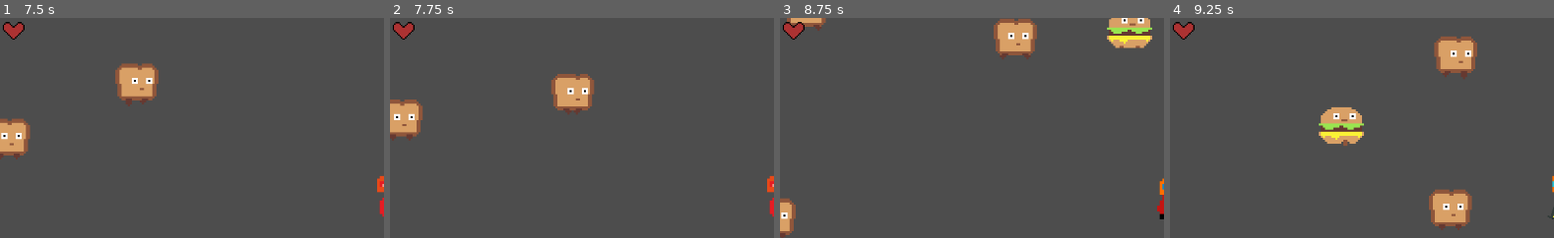
Above: before the commit, frames 1-4 (left to right).
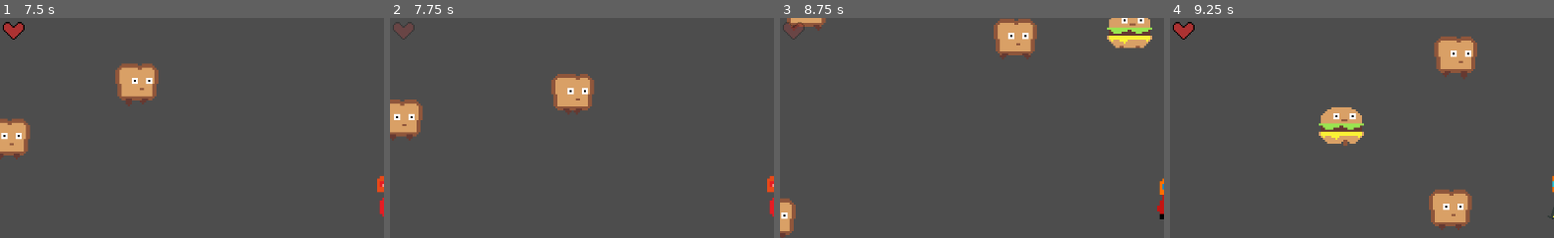
Above: after the commit, the same moments.

Repository: mendsergon/Kill-The-Food-Pyramid
Game: Godot game, scene res://Assets/Scenes/game.tscn
Two runs of this game, one before a commit and one after it. Both use one fixed random seed, a clock stepped at 60 frames per second and the inputs below.
Inputs (mouse positions are % of the whole screen's width and height, from its top left):
- Up to frame 1 (7.5 s): move the mouse to (74, 45) at 0.52 s; hold D (move_right) 0.53-1.28 s; tap Shift (dash) every 2.25 s from 0.6 to 7.35 s; move the mouse to (31, 55) at 1.27 s; hold S (move_down) 1.28-2.03 s; tap E (melee) at 1.35, 3.6, 5.85 s; move the mouse to (61, 28) at 2.02 s; hold D (move_right) 2.03-2.78 s; click (61, 28) at 2.1 s; move the mouse to (46, 70) at 2.77 s; hold W (move_up) 2.78-3.53 s; move the mouse to (82, 65) at 3.52 s; hold A (move_left) 3.53-5.03 s; move the mouse to (20, 35) at 4.27 s; click (20, 35) at 4.35 s; move the mouse to (56, 50) at 5.02 s; hold S (move_down) 5.03-5.78 s; move the mouse to (36, 25) at 5.77 s; hold D (move_right) 5.78-6.53 s; move the mouse to (74, 45) at 6.52 s; hold W (move_up) 6.53-7.28 s; click (74, 45) at 6.6 s; move the mouse to (31, 55) at 7.27 s; hold D (move_right) from 7.28 s (still down)
- Up to frame 2 (7.75 s): keep holding D (move_right)
- Up to frame 3 (8.75 s): move the mouse to (61, 28) at 8.02 s; release D (move_right) at 8.03 s; hold S (move_down) from 8.03 s (still down); tap E (melee) at 8.1 s
- Up to frame 4 (9.25 s): move the mouse to (46, 70) at 8.77 s; release S (move_down) at 8.78 s; hold A (move_left) from 8.78 s (still down); click (46, 70) at 8.85 s
The pictures show only the part of the screen within x 0-50%, y 0-50%; the shares and areas given below are measured in that part.

Frame 1 is identical in both runs. In frame 2, 0.3% of the frame differs, in the area x 0-7%, y 1-10%; in frame 3, 0.3%; in frame 4, nothing differs.

Commit message:
Made last heart blink if health = 1

Diff:
--- a/Assets/Scripts/player.gd
+++ b/Assets/Scripts/player.gd
@@ -63,6 +63,10 @@
 var knockback_velocity := Vector2.ZERO  # Velocity applied from knockback
 const KNOCKBACK_DECAY := 800.0           # Rate at which knockback slows down
 
+### --- BLINKING STATE FOR LAST HEART --- ###
+var blink_timer := 0.0                   # Timer for blinking effect
+const BLINK_INTERVAL := 0.5              # Seconds for blink on/off
+
 func _ready() -> void:
 	# Initialize health and disable melee area until needed
 	health = max_health                     # Set starting HP
@@ -81,8 +85,25 @@
 	# Slightly move the hearts container down and right
 	hearts_parent.position += Vector2(10, 7.5)
 
+	# Enable processing to run _process for blinking hearts
+	set_process(true)
 
 	update_health_bar()  # Initial update of health bar display
+
+func _process(delta: float) -> void:
+	if health == 1 and hearts_list.size() > 0:
+		blink_timer += delta
+		var blink_phase = int(blink_timer / BLINK_INTERVAL) % 2
+		var last_heart = hearts_list[health - 1]
+		if blink_phase == 0:
+			last_heart.modulate = Color(1, 1, 1, 1)  # fully visible
+		else:
+			last_heart.modulate = Color(1, 1, 1, 0.3)  # dimmed to create blink
+	else:
+		blink_timer = 0.0
+		for heart in hearts_list:
+			heart.modulate = Color(1, 1, 1, 1)  # reset to normal
+
 
 func _physics_process(delta: float) -> void:
 	# --- SKIP EVERYTHING IF DEAD --- #
@@ -341,3 +362,7 @@
 			hearts_list[i].visible = true
 		else:
 			hearts_list[i].visible = false
+	# If health != 1, reset modulate on all hearts (to avoid stuck blinking)
+	if health != 1:
+		for heart in hearts_list:
+			heart.modulate = Color(1, 1, 1, 1)
